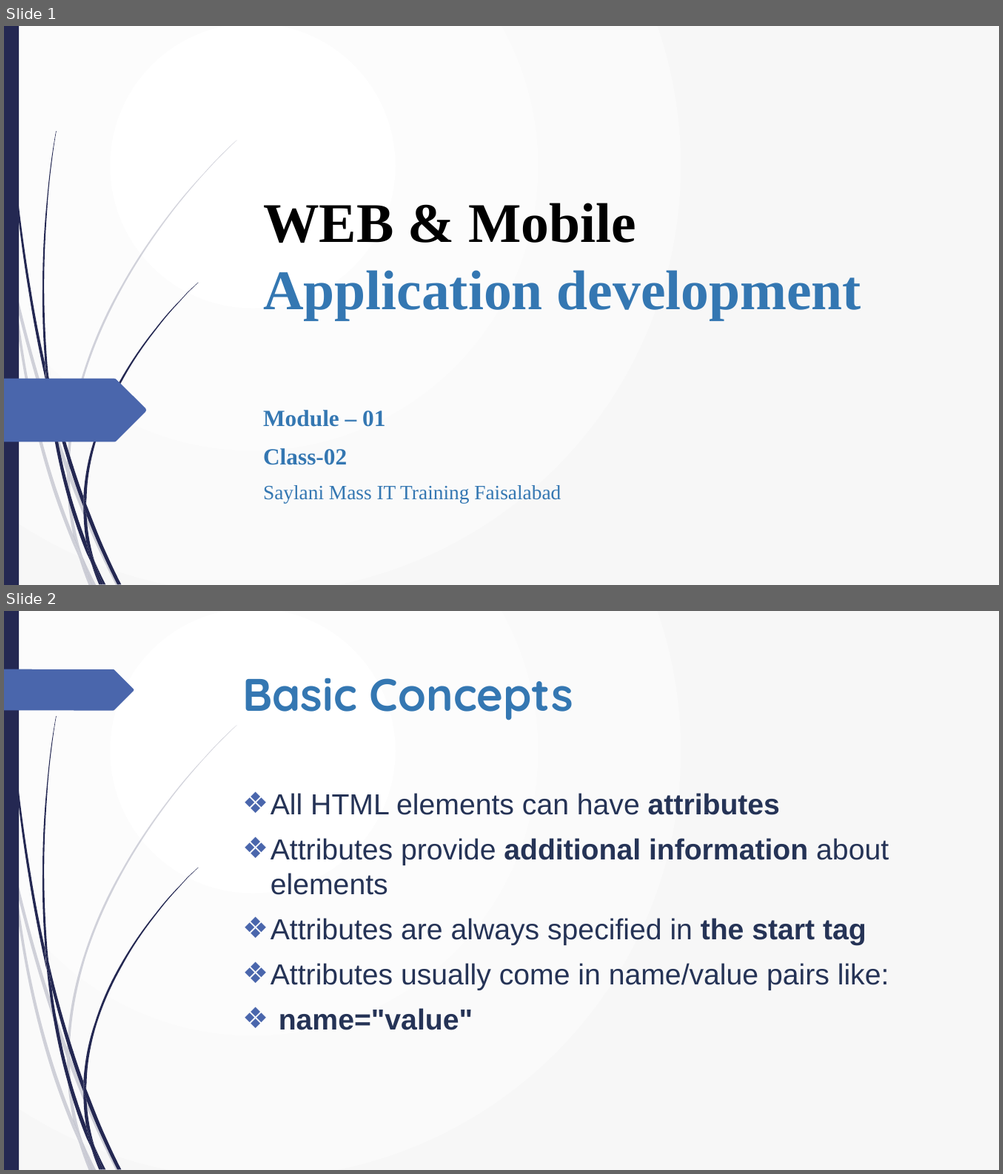
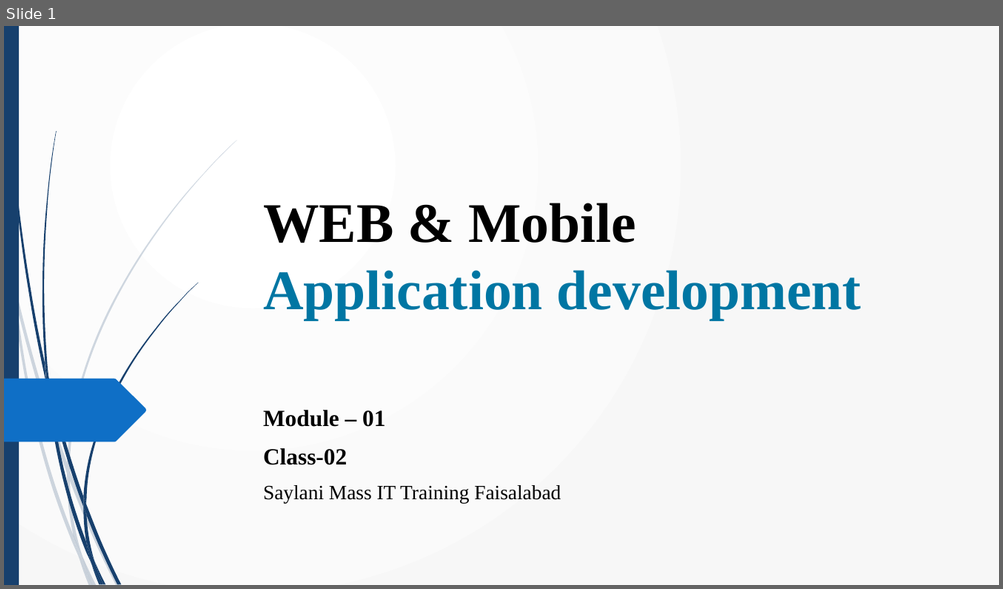
Before and after one commit to umairazmat/SMIT-WMA-6-A, a slide deck: Presentations/HTML Class 02.pptx. Shown one above the other, each under a label of ours: slides 1 and 2 before the commit, slide 1 after it. The pictures are 1003x1174 and 1003x589 pixels, drawn with LibreOffice and Linux fonts; fonts in the diff are those of the drawing. Boxes give left, top, right and bottom in pixels: in the first picture for what was removed or moved away, otherwise in the second. Text is boxed around its words. In the diff, an @@ line names an element or a change of style, - is before the commit and + after.

Commit message:
class 04

```diff
--- a/Presentations/HTML Class 02.pptx
+++ b/Presentations/HTML Class 02.pptx
@@ slide 2 removed at (4, 611, 999, 1170), background gradient #FFFFFF to #F8F8F8; not listed: 23 template elements that a slide beside it also shows @@
@@ freeform shape removed at (4, 669, 134, 710) @@
@@ title removed at (242, 678, 573, 721) @@
-Basic Concepts
@@ text removed at (270, 793, 889, 1031) @@
-❖ All HTML elements can have attributes
-❖ Attributes provide additional information about elements
-❖ Attributes are always specified in the start tag
-❖ Attributes usually come in name/value pairs like:
-❖ name="value"
@@ slide 1 changed as well @@
@@ title "WEB & Mobile Application development" at (263, 203, 861, 321): text colour #3477B2 to #0076A3 in "Application development" @@
@@ fill #242852 to #17406D in 13 elements at (6, 26, 46, 385), (48, 378, 83, 507), (86, 504, 121, 585), (46, 382, 91, 565), (95, 562, 106, 585), (45, 361, 52, 403), (83, 283, 198, 504), (91, 565, 101, 585), (83, 507, 94, 562), (83, 497, 86, 515), (86, 542, 103, 585), (4, 26, 19, 585), (42, 131, 57, 378) @@
@@ freeform shape at (4, 379, 147, 443): fill #4A66AC to #0F6FC6 @@
@@ subtitle "Module – 01" at (263, 410, 560, 503): text colour #3477B2 to #000000 @@
@@ fill #242852 at 20% opacity to #17406D at 20% opacity in 10 elements at (4, 236, 12, 287), (14, 284, 68, 473), (70, 471, 119, 585), (82, 557, 96, 585), (12, 287, 79, 559), (67, 473, 82, 557), (68, 140, 237, 471), (79, 559, 93, 585), (67, 463, 70, 481), (74, 536, 93, 585) @@
```
Also in this commit, not shown: 1 other slide changed, 6 slides added, 4 other slides removed, 10 other files.
